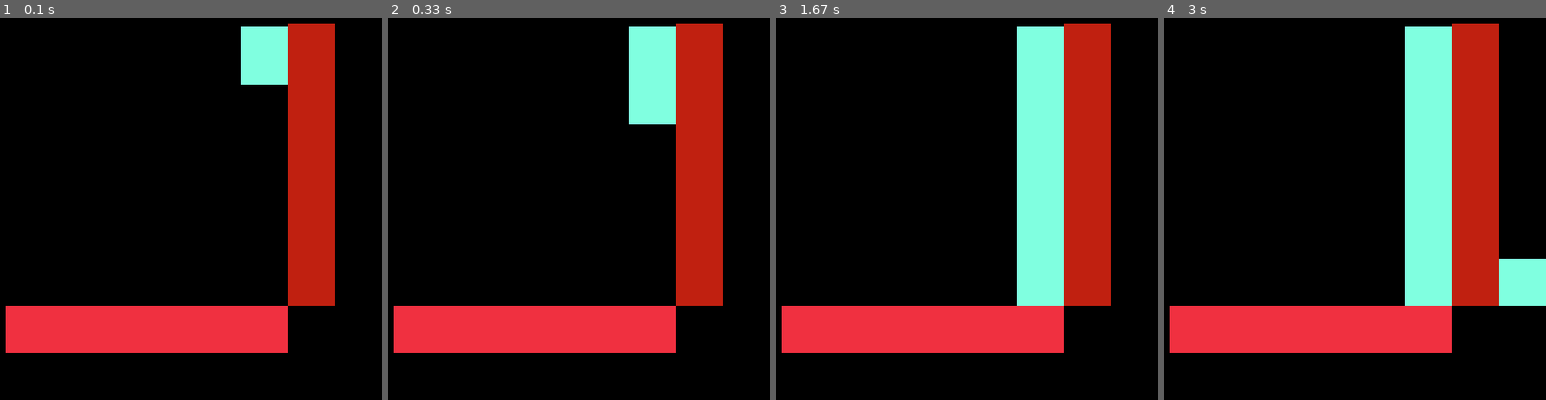
Above: before the commit, frames 1-4 (left to right).
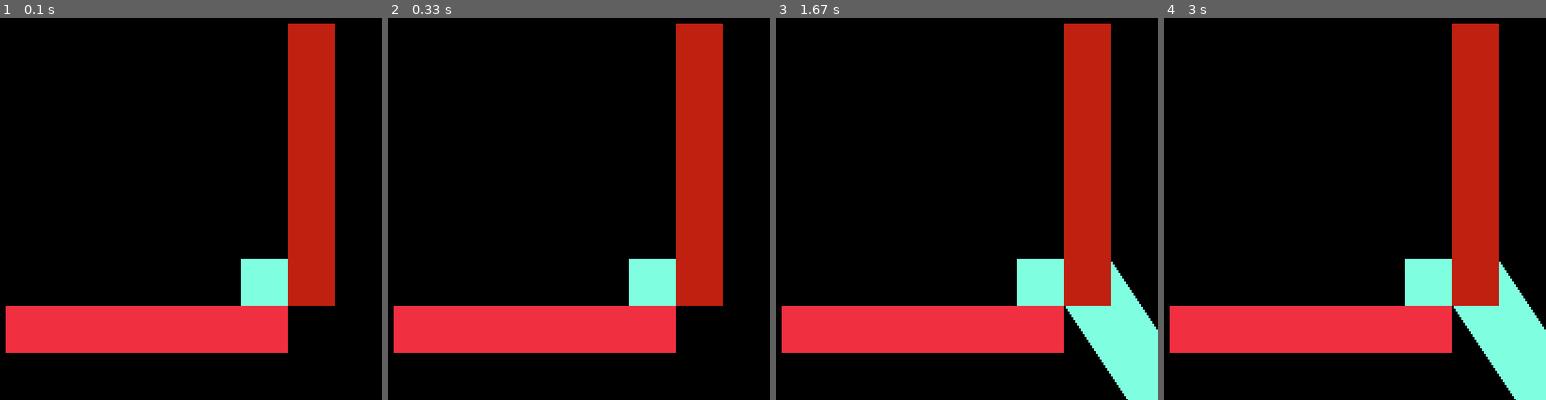
Above: after the commit, the same moments.

Repository: samcodes-school/RougeLikeGame
Game: pygame game, started from collisionTest.py
Same seed, same stepped clock (60 frames per second), same inputs: the game is played once before the commit and once after it.
Inputs:
- Up to frame 1 (0.1 s): no input
- Up to frame 2 (0.33 s): no input
- Up to frame 3 (1.67 s): no input
- Up to frame 4 (3 s): no input

The runs differ from the first frame. In frame 1, 3.4% of the frame differs, in the area x 63-76%, y 2-76%; in frame 2, 4.7%; in frame 3, 12%; in frame 4, 12%, in the area x 63-100%, y 2-100%.

Commit message:
Technically an improvement

Diff:
--- a/Collision.py
+++ b/Collision.py
@@ -24,14 +24,14 @@
 
 def collideTop(charRect,groundRect):
 
-    collision = (pygame.Rect.collidepoint(charRect , charRect.left , groundRect.top))
+    collision = (pygame.Rect.collidepoint(groundRect , charRect.left , groundRect.top))
 
     if collision == True:
         return collision
 
 def collideBottom(charRect,groundRect):
 
-    collision = (pygame.Rect.collidepoint(charRect , charRect.left , groundRect.bottom))
+    collision = (pygame.Rect.collidepoint(groundRect , charRect.left , groundRect.bottom))
 
     if collision == True:
         return collision
--- a/Platform.py
+++ b/Platform.py
@@ -1,6 +1,6 @@
 import pygame
 from pygame.locals import *
-import Collision
+import Collision as c
 
 ##I would have liked to test this, but I don't know how to integrate it into the main code.
 
@@ -12,6 +12,14 @@
         self.width = 80
         self.height = 20
 
+#This is code to turn the platform into a floor
+    def floorTime(self,character):
+      if c.collideTop(character.rect,self):
+        character.rect.bottom = self.top
+
+    def draw(self,screen):
+        pygame.draw.rect(screen,(240,48,64),self)
+
 
 #This is for anything larger than the platforms
 class Wall(Rect):
--- a/Player.py
+++ b/Player.py
@@ -1,5 +1,5 @@
 import pygame
-import Collision
+import Collision as c
 class Player(pygame.sprite.Sprite):  # Making our player class
 
     def __init__(self):
@@ -40,37 +40,55 @@
                 self.x += (100 * self.direction)
             self.dashCooldown = 250
 
-    def jump(self):  # Jumping
-        keys = pygame.key.get_pressed()
+##I'm sorry Jack, Alex's code just worked better
+    # def jump(self):  # Jumping
+        # keys = pygame.key.get_pressed()
 
-        # TO DO:
-        # EVERYTIME A COLLISION HAPPENS, SWITCH STARTINGPOS TO THE Y-COORD READ DURING COLLISION
-        if self.y <= self.startingPos and self.isJump == False: # Gravity if not jumping. THROW IF-COLLIDING HERE TO FIX
-            self.isGravity = True
-            self.y += self.g
-            if self.y == self.startingPos:
-                self.isGravity = False
+        # # TO DO:
+        # # EVERYTIME A COLLISION HAPPENS, SWITCH STARTINGPOS TO THE Y-COORD READ DURING COLLISION
+        # if self.y <= self.startingPos and self.isJump == False: # Gravity if not jumping. THROW IF-COLLIDING HERE TO FIX
+            # self.isGravity = True
+            # self.y += self.g
+            # if self.y == self.startingPos:
+                # self.isGravity = False
 
-        if self.startingPos == 1 and self.isGravity is False:
-            self.startingPos = self.y # For collision and jump detection
-            print(self.startingPos)
+        # if self.startingPos == 1 and self.isGravity is False:
+            # self.startingPos = self.y # For collision and jump detection
+            # print(self.startingPos)
 
-        if self.isJump == False and self.y == self.startingPos:
-            if keys[pygame.K_SPACE]:
-                self.isJump = True
-        else:
-            if self.isJump == True:
-                self.y -= (self.jumpCount * abs(self.jumpCount)) * 0.5  # Parabola
-                self.jumpCount -= 1
+        # if self.isJump == False and self.y == self.startingPos:
+            # if keys[pygame.K_SPACE]:
+                # self.isJump = True
+        # else:
+            # if self.isJump == True:
+                # self.y -= (self.jumpCount * abs(self.jumpCount)) * 0.5  # Parabola
+                # self.jumpCount -= 1
 
-                if self.y == self.startingPos:
-                    self.jumpCount = 7
-                    self.isJump = False
-                    self.startingPos = 1
+                # if self.y == self.startingPos:
+                    # self.jumpCount = 7
+                    # self.isJump = False
+                    # self.startingPos = 1
 
 
-        if self.y > 200: # boundary
-            self.y = 200
+        # if self.y > 200: # boundary
+            # self.y = 200
+    #This is Alex's code for jumping with Tommy's collision code, as well as some "improvements"
+    def jump(self,floor): #Jumping
+      keys=pygame.key.get_pressed()
+      startingPos = 200
+      if self.isJump==False and self.y==startingPos:
+        if keys[pygame.K_w]:
+              self.isJump=True
+      else:
+        if c.collideTop(self.rect,floor) and self.jumpCount <=0:
+            startingPos = floor.top
+        else:
+            if self.jumpCount >= -7:
+                self.y -= (self.jumpCount * abs(self.jumpCount)) * 0.5 #Parabola
+                self.jumpCount -= 1
+            else:
+                self.jumpCount = 7
+                self.isJump = False
     def attack(self, group):
         left, middle, right=pygame.mouse.get_pressed()
         if left and self.attackCooldown==0:
@@ -92,3 +110,6 @@
             self.dashCooldown -= 10
         if self.attackCooldown>0:
             self.attackCooldown-=10
+        #These are a few of Alex's additions to update
+        self.rect.x=self.x
+        self.rect.y=self.y
--- a/Run.py
+++ b/Run.py
@@ -14,7 +14,7 @@
 clock = pygame.time.Clock()
 
 #A platform slightly above the player
-platform = Platform.Platform(200,100)
+platform = Platform.Platform(250,150)
 
 
 def drawShapes():
@@ -40,7 +40,7 @@
 
     drawShapes()
     player.keys()  # Calling all the things the player can do
-    player.jump()
+    player.jump(platform)
 
     # player.attack(enemyList)
     # for sprite in enemyList:
@@ -49,6 +49,7 @@
     #     player.takeDamage(sprite)
 
     screen.fill((0, 0, 0))
+    pygame.draw.rect(screen,(255,0,0),player.rect)
     draw()  # Drawing the player
     platform.draw(screen)
 
